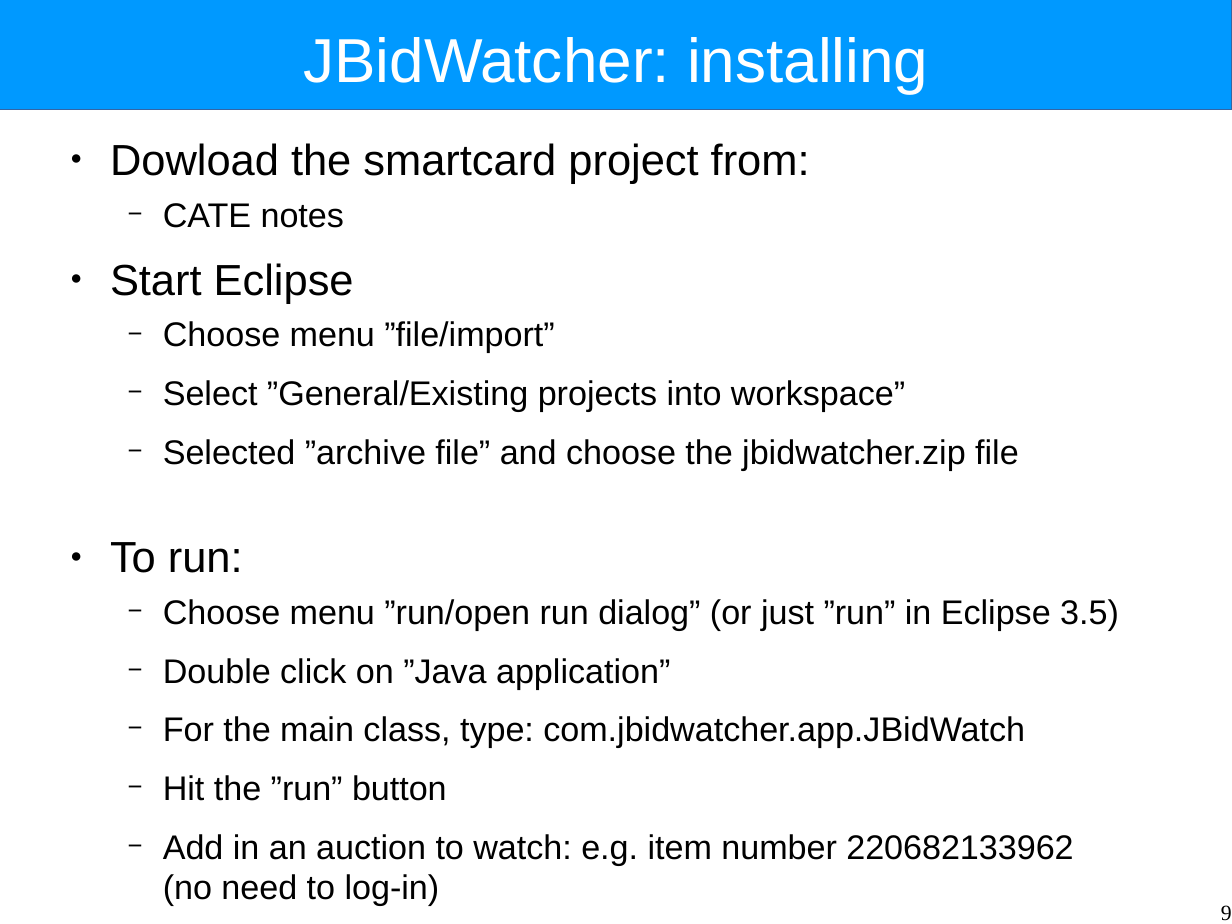
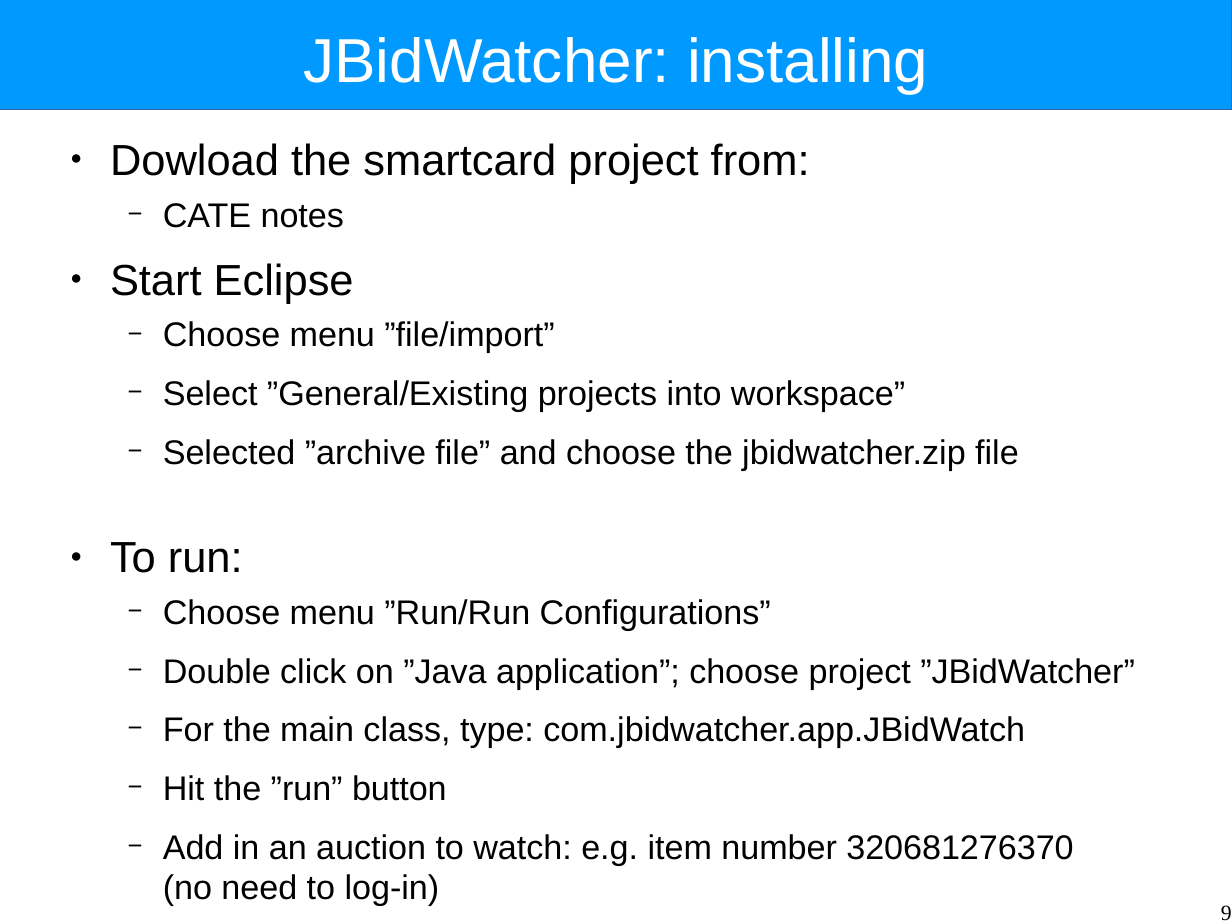
Before and after one commit to Intrinsarc/intrinsarc-evolve, a slide deck: slide 9 of Academic Work/lectures/system-structure-tutorial.odp. Drawn at 1232x924 pixels with LibreOffice and Linux fonts; fonts in the diff are those of the drawing. Boxes give left, top, right and bottom in pixels: in the first picture for what was removed or moved away, otherwise in the second. Text is boxed around its words. In the diff, an @@ line names an element or a change of style, - is before the commit and + after.

Commit message:
working on new lectures

```diff
--- a/Academic Work/lectures/system-structure-tutorial.odp
+++ b/Academic Work/lectures/system-structure-tutorial.odp
@@ text at (x1=163, y1=599, x2=1135, y2=689): text changed @@
-  − Choose menu ”run/open run dialog” (or just ”run” in Eclipse 3.5)
-  − Double click on ”Java application”
+  − Choose menu ”Run/Run Configurations”
+  − Double click on ”Java application”; choose project ”JBidWatcher”
@@ text at (x1=163, y1=834, x2=1073, y2=906): text changed @@
-  − Add in an auction to watch: e.g. item number 220682133962
-    (no need to log-in)
+  − Add in an auction to watch: e.g. item number 320681276370
+    (no need to log-in)
```
Also in this commit, not shown: 5 other slides changed, 4 other files.
